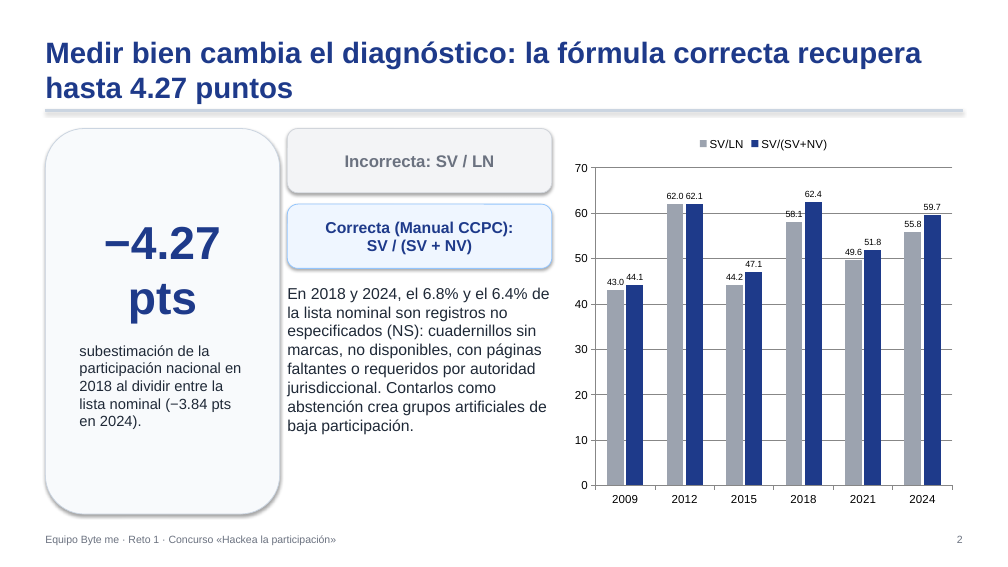
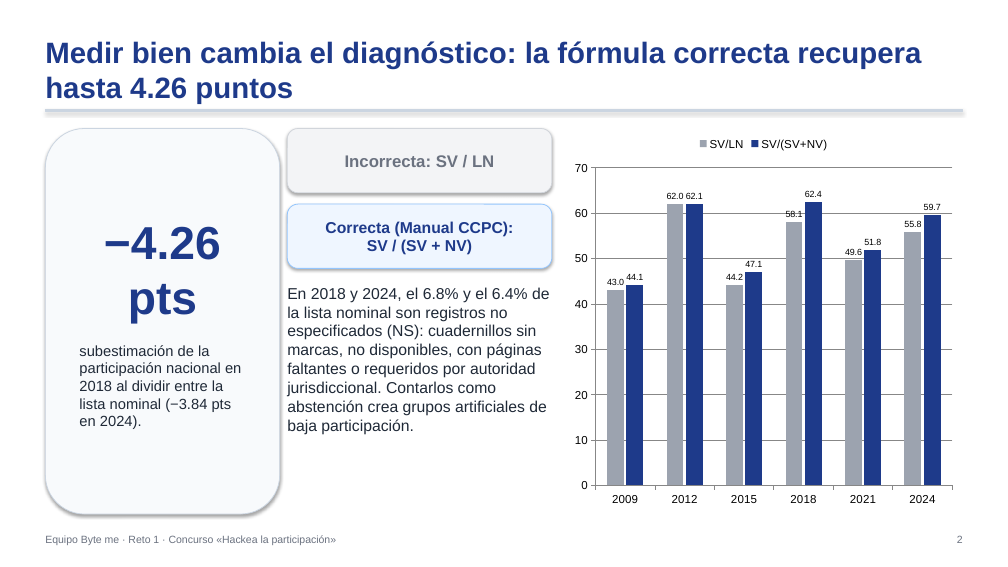
Before and after one commit to Johanan1113/Hackaton_INE_byte_me, a slide deck: slide 2 of outputs/entregables/Presentacion_Ejecutiva_ByteMe.pptx. Drawn at 1008x567 pixels with LibreOffice and Linux fonts; fonts in the diff are those of the drawing. Boxes give left, top, right and bottom in pixels: in the first picture for what was removed or moved away, otherwise in the second. Text is boxed around its words. In the diff, an @@ line names an element or a change of style, - is before the commit and + after.

```diff
--- a/outputs/entregables/Presentacion_Ejecutiva_ByteMe.pptx
+++ b/outputs/entregables/Presentacion_Ejecutiva_ByteMe.pptx
@@ text at box(45, 41, 921, 104): text changed @@
-Medir bien cambia el diagnóstico: la fórmula correcta recupera hasta 4.27 puntos
+Medir bien cambia el diagnóstico: la fórmula correcta recupera hasta 4.26 puntos
@@ text in rounded rectangle at box(104, 226, 221, 324): text changed @@
-−4.27 pts
+−4.26 pts
```
Also in this commit, not shown: 2 other slides changed, 24 other files.
